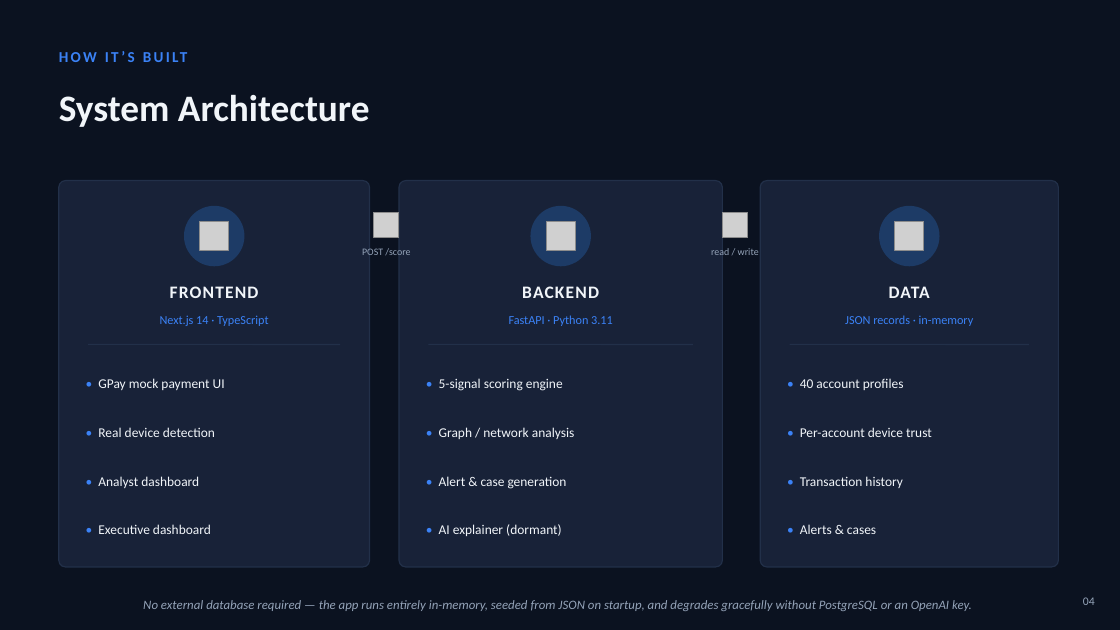
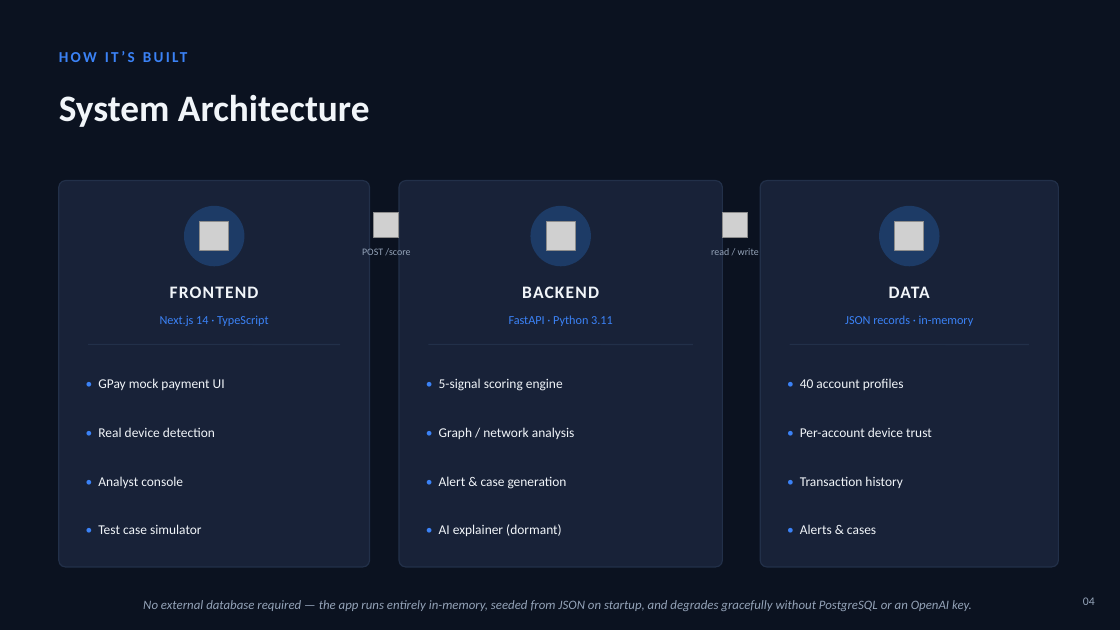
Before and after one commit to Shravxnk/Virgil, a slide deck: slide 4 of Virgil_Presentation.pptx. Drawn at 1120x630 pixels with LibreOffice and Linux fonts; fonts in the diff are those of the drawing; grey boxes stand for pictures. Boxes give left, top, right and bottom in pixels: in the first picture for what was removed or moved away, otherwise in the second. Text is boxed around its words. In the diff, an @@ line names an element or a change of style, - is before the commit and + after.

Commit message:
Move Executive Dashboard content to Future Scope in the deck
Everything not actually reachable in this review's demo scope now lives
in Future Scope instead: replaced the Executive Dashboard slide with a
Test Case Simulator slide (a real, working feature), and scrubbed
"executive" mentions from the architecture, requirement-mapping, and
solution-overview slides.

```diff
--- a/Virgil_Presentation.pptx
+++ b/Virgil_Presentation.pptx
@@ text at <box>98,476,183,488</box>: text changed @@
-• Analyst dashboard
+• Analyst console
@@ text at <box>98,524,202,534</box>: text changed @@
-• Executive dashboard
+• Test case simulator
```
Also in this commit, not shown: 5 other slides changed, 1 slide added, 1 slide removed.
